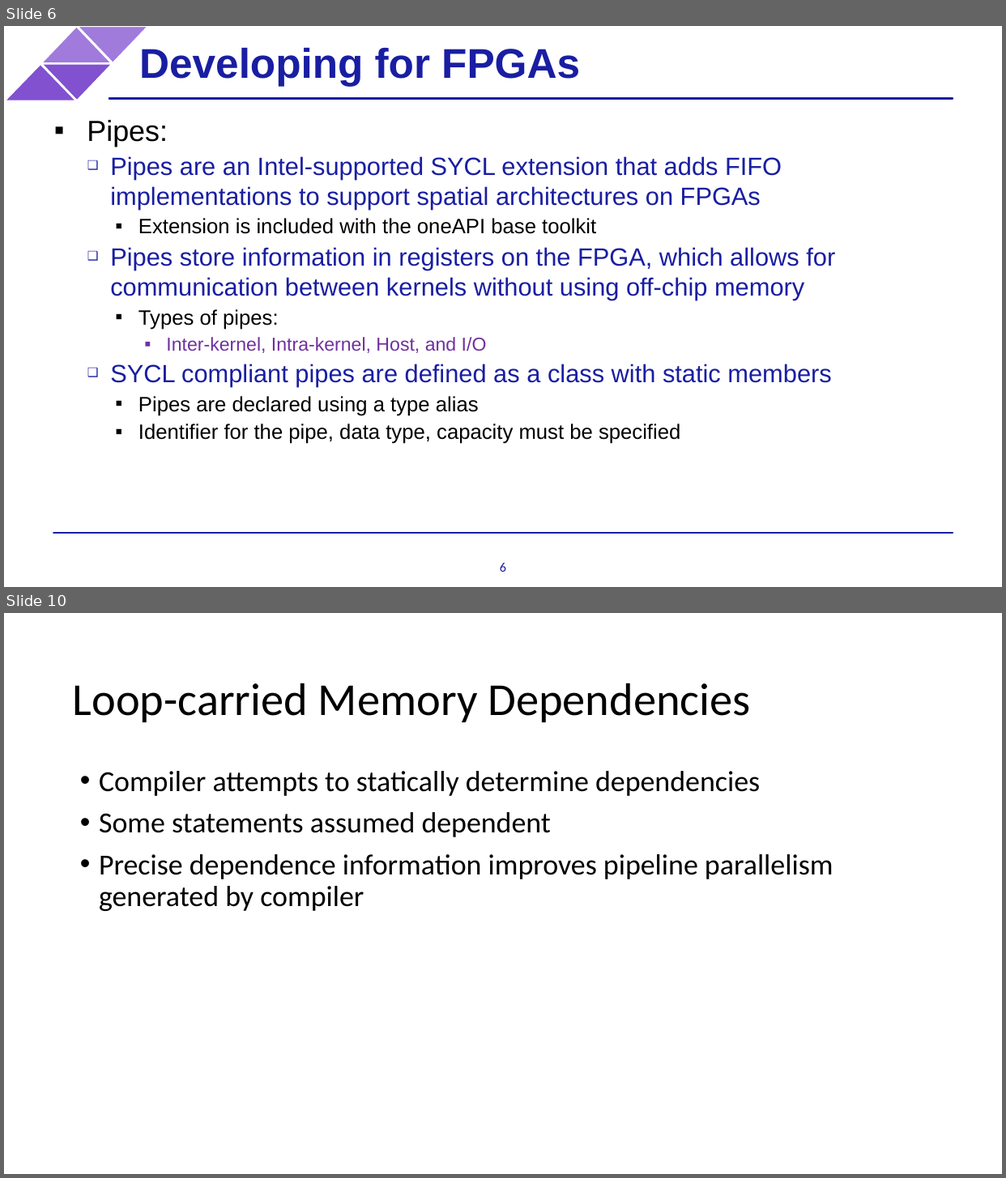
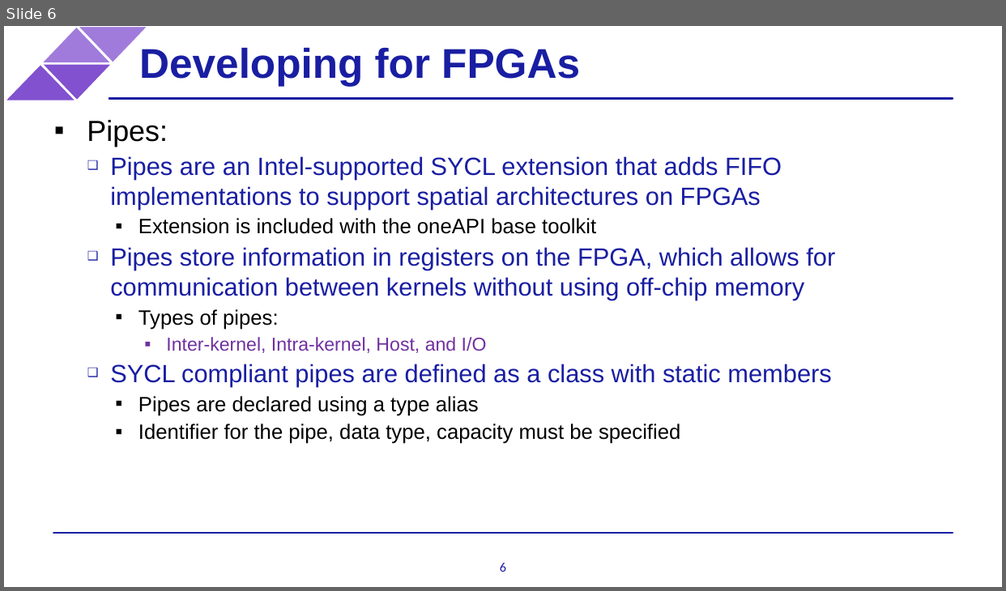
Before and after one commit to BenjaminMFindley/Reconfig-2-SYCL-DPCPP, a slide deck: Slides/SYCL_FPGA.pptx. Shown one above the other, each under a label of ours: slides 6 and 10 before the commit, slide 6 after it; the slides between them are not shown. The pictures are 1006x1178 and 1006x591 pixels, drawn with LibreOffice and Linux fonts; fonts in the diff are those of the drawing; background and template pictures are left out. Boxes give left, top, right and bottom in pixels: in the first picture for what was removed or moved away, otherwise in the second. Text is boxed around its words. In the diff, an @@ line names an element or a change of style, - is before the commit and + after.

```diff
--- a/Slides/SYCL_FPGA.pptx
+++ b/Slides/SYCL_FPGA.pptx
@@ slide 10 removed at [4,613,1002,1174], background #FFFFFF @@
@@ text removed at [73,683,750,722] @@
-Loop-carried Memory Dependencies
@@ text removed at [99,771,833,911] @@
-• Compiler attempts to statically determine dependencies
-• Some statements assumed dependent
-• Precise dependence information improves pipeline parallelism generated by compiler
```
Also in this commit, not shown: 3 slides added, 8 other slides removed, 1 other file.
